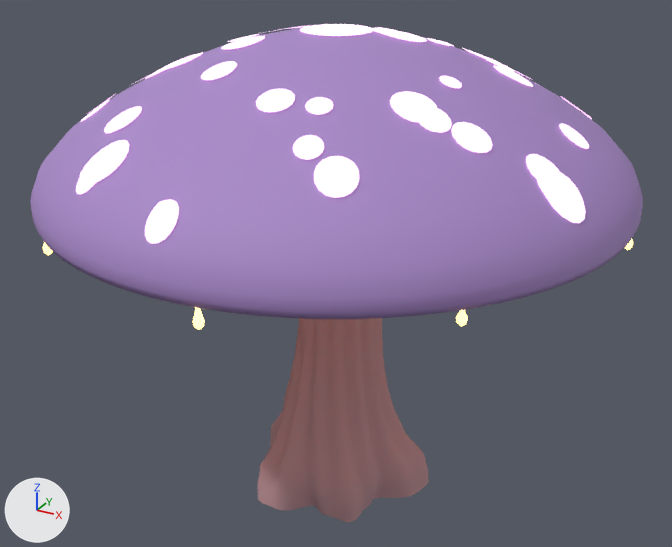
Renders of the glTF model assets/world/models/blender/giant2.glb from each side of a commit.
Before and after are seen from a camera (50 mm lens) standing at (10.28, -18.72, 15.05) and looking at (-0.02, 0.0, 5.7). The axes (+X, +Y, +Z) are drawn at lower left. The lights are the same throughout. The picture after the commit comes second. Vertices at exactly the same position are counted once.

Names of what the first picture shows: 'cap', 'drip', 'spot_nightglow', 'stem'.
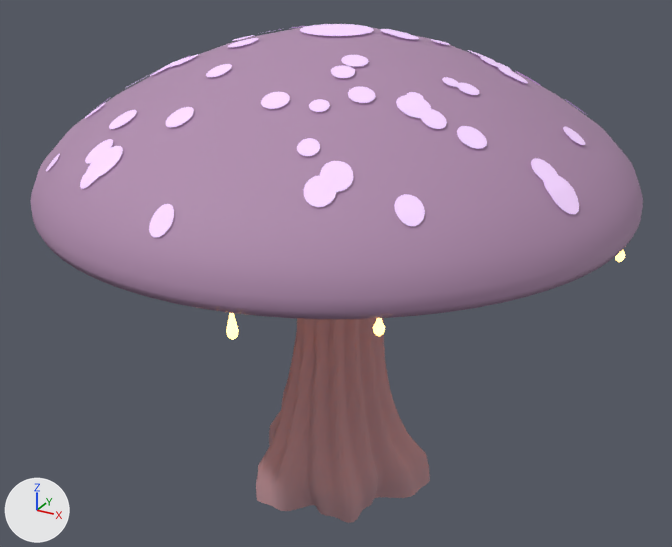
Where the change shows, as pixel boxes (x1, y1, x2, y2) in the pictures (672 x 547 px; the box of a moved part takes in the faces that stretch with it):
'cap', recoloured (purple to pink): (31, 27, 643, 319) in both
'spot_nightglow', recoloured, reshaped: before (76, 24, 592, 244); after (46, 24, 586, 238)
'drip', reshaped: before (43, 239, 633, 330); after (226, 250, 625, 340)
part 1 of me_drip0, moved or reshaped: before (456, 310, 468, 327); after (373, 318, 385, 337)
part 2 of me_drip0, moved or reshaped: before (628, 239, 633, 245); after (616, 250, 625, 257)
part 3 of me_drip0, moved or reshaped: before (625, 244, 633, 250); after (615, 256, 625, 262)
part 4 of me_drip0, moved or reshaped: before (193, 321, 205, 330); after (227, 332, 238, 340)
part 5 of me_drip0, moved or reshaped: before (192, 308, 205, 324); after (226, 313, 239, 334)
part 6 of me_spot0, added: after (406, 92, 424, 102)
part 7 of me_spot0, added: after (394, 194, 425, 226)
part 8 of me_spot0, added: after (85, 139, 113, 163)
part 9 of me_spot0, added: after (457, 83, 480, 95)
part 10 of me_spot0, added: after (348, 87, 376, 103)
part 11 of me_spot0, added: after (349, 87, 371, 100)
part 12 of me_spot0, added: after (46, 154, 60, 171)
part 13 of me_spot0, added: after (331, 65, 355, 78)
part 14 of me_spot0, added: after (480, 57, 512, 71)
part 15 of me_spot0, added: after (165, 107, 194, 127)
part 16 of me_spot0, added: after (303, 175, 336, 207)
part 17 of me_spot0, added: after (341, 55, 369, 66)
part 18 of me_spot0, moved or reshaped: before (76, 25, 592, 244); after (80, 26, 586, 238)

The change, as a list of edits to the scene's bpy script:
```text
Change mat_cap:
    mat_cap.base_color: (0.392, 0.246, 0.578) -> (0.434, 0.262, 0.423)  # purple #a888c8 -> pink #b08cae
Change mat_spot_nightglow:
    mat_spot_nightglow.emission_color: (1.0, 0.636, 0.891) -> (0.243, 0.16, 0.299)  # pink #ffd1f2 -> greyish purple #876f95
Change me_drip0:
    remove me_drip0.from_pydata(...)  # 336 vertices, 640 faces; spans x -6.81..6.9, y -6.87..6.93, z 7.3..7.87
    add me_drip0.from_pydata(...)  # 336 vertices, 640 faces; spans x -6.89..6.93, y -6.75..6.83, z 7.28..7.87
    me_drip0 part 1: the loose piece of 42 vertices spanning x 4.95..5.17, y -4.69..-4.48, z 7.48..7.87 is scaled about its middle by (1, 1, 1.09), then moved by (-1.15, -1.01, -0.02)
    me_drip0 part 2: all 10 vertices in x 6.73..6.85, y 0.58..0.7, z 7.74 are moved by (0.03, -0.88, 0.01)
    me_drip0 part 3: all 21 vertices in x 6.68..6.9, y 0.54..0.75, z 7.43..7.61 are moved by (0.03, -0.88, 0.05)
    me_drip0 part 4: all 21 vertices in x 0.78..1.0, y -6.87..-6.66, z 7.37..7.55 are moved by (0.65, 0.12, -0.09)
    me_drip0 part 5: all 10 vertices in x 0.83..0.95, y -6.82..-6.71, z 7.72 are moved by (0.65, 0.12, -0.03)
    other edits to the shape of me_drip0 do not show in these pictures
Change me_spot0:
    remove me_spot0.from_pydata(...)  # 1551 vertices, 2256 faces; spans x -5.74..6.42, y -6.77..6.0, z 8.85..11.76
    add me_spot0.from_pydata(...)  # 2409 vertices, 3504 faces; spans x -5.73..6.29, y -6.69..6.01, z 8.92..11.76
    me_spot0 part 6: the loose piece of 33 vertices spanning x 2.56..3.5, y -2.9..-1.97, z 10.58..10.98 is copied, and the copy is scaled about its middle by (0.373, 0.373, 0.327), then moved by (-0.1, 0.27, 0.11); it spans x 2.75..3.1, y -2.34..-1.99, z 10.83..10.96
    me_spot0 part 7: the loose piece of 33 vertices spanning x 2.56..3.5, y -2.9..-1.97, z 10.58..10.98 is copied, and the copy is multiplied about its middle by the matrix ((0.577, 0.0, 0.0), (0.0, 0.577, 0.0), (0.038, 0.066, 0.941)), then moved by (0.95, -2.17, -1.26); it spans x 3.71..4.25, y -4.87..-4.34, z 9.31..9.72
    me_spot0 part 8: the loose piece of 33 vertices spanning x -2.77..-1.73, y -5.92..-4.89, z 9.29..10.04 is copied, and the copy is multiplied about its middle by the matrix ((0.569, 0.0, 0.0), (0.0, 0.569, 0.0), (0.171, 0.324, 0.025)), then moved by (-0.41, 0.32, 0.1); it spans x -2.95..-2.36, y -5.38..-4.79, z 9.58..9.97
    me_spot0 part 9: the loose piece of 33 vertices spanning x 2.96..3.43, y -1.24..-0.77, z 10.92..11.1 is copied, and the copy is moved by (0.35, 0.09, -0.12); it spans x 3.31..3.78, y -1.15..-0.68, z 10.8..10.98
    me_spot0 part 10: the loose piece of 33 vertices spanning x 2.56..3.5, y -2.9..-1.97, z 10.58..10.98 is copied, and the copy is multiplied about its middle by the matrix ((0.579, 0.0, 0.0), (0.0, 0.579, 0.0), (-0.125, 0.171, 0.017)), then moved by (-0.97, -0.32, 0.19); it spans x 1.79..2.33, y -3.02..-2.48, z 10.87..11.07
    me_spot0 part 11: the loose piece of 33 vertices spanning x 1.25..1.79, y -3.73..-3.19, z 10.73..10.95 is copied, and the copy is multiplied about its middle by the matrix ((0.774, -0.013, 0.05), (0.01, 0.775, 0.035), (-0.05, -0.034, 0.774)), then moved by (0.5, 0.71, 0.14); it spans x 1.81..2.23, y -2.96..-2.54, z 10.91..11.06
    me_spot0 part 12: the loose piece of 33 vertices spanning x -5.0..-4.3, y -3.33..-2.63, z 9.69..10.14 is copied, and the copy is multiplied about its middle by the matrix ((0.467, 0.0, 0.0), (0.0, 0.467, 0.0), (0.238, 0.312, 0.164)), then moved by (0.37, -1.83, -0.69); it spans x -4.45..-4.12, y -4.97..-4.64, z 9.05..9.4
    me_spot0 part 13: the loose piece of 33 vertices spanning x 2.96..3.43, y -1.24..-0.77, z 10.92..11.1 is copied, and the copy is multiplied about its middle by the matrix ((1.043, 0.0, 0.0), (0.0, 1.043, 0.0), (0.374, 0.122, 1.541)), then moved by (-1.81, -1.25, 0.26); it spans x 1.14..1.63, y -2.5..-2.01, z 11.18..11.34
    me_spot0 part 14: the loose piece of 33 vertices spanning x 2.84..3.56, y 1.55..2.27, z 10.72..11.0 is copied, and the copy is moved by (-0.02, -0.21, 0.05); it spans x 2.82..3.55, y 1.34..2.07, z 10.77..11.05
    me_spot0 part 15: the loose piece of 33 vertices spanning x -3.15..-2.34, y -4.61..-3.8, z 9.99..10.43 is copied, and the copy is multiplied about its middle by the matrix ((0.704, 0.0, 0.0), (0.0, 0.704, 0.0), (0.072, 0.324, 0.074)), then moved by (1.6, -0.15, 0.28); it spans x -1.43..-0.86, y -4.64..-4.07, z 10.35..10.65
    me_spot0 part 16: the loose piece of 33 vertices spanning x 2.31..2.88, y -5.12..-4.55, z 9.75..10.13 is copied, and the copy is scaled about its middle by (1.03, 1.03, 1.04), then moved by (-0.11, -0.32, -0.16); it spans x 2.19..2.78, y -5.44..-4.86, z 9.59..9.99
    me_spot0 part 17: the loose piece of 33 vertices spanning x 2.56..3.5, y -2.9..-1.97, z 10.58..10.98 is copied, and the copy is multiplied about its middle by the matrix ((0.605, 0.0, 0.0), (0.0, 0.605, 0.0), (-0.083, 0.107, 0.017)), then moved by (-1.67, 0.72, 0.61); it spans x 1.08..1.64, y -1.99..-1.43, z 11.32..11.46
    me_spot0 part 18: 1 vertex moved within x 2.76, y -4.83, z 9.89; 1468 vertices removed from x -5.74..6.42, y -6.77..6.0, z 8.85..11.67; 1534 vertices added at x -5.64..6.29, y -6.69..5.86, z 8.92..11.65
    other edits to the shape of me_spot0 do not show in these pictures
```
